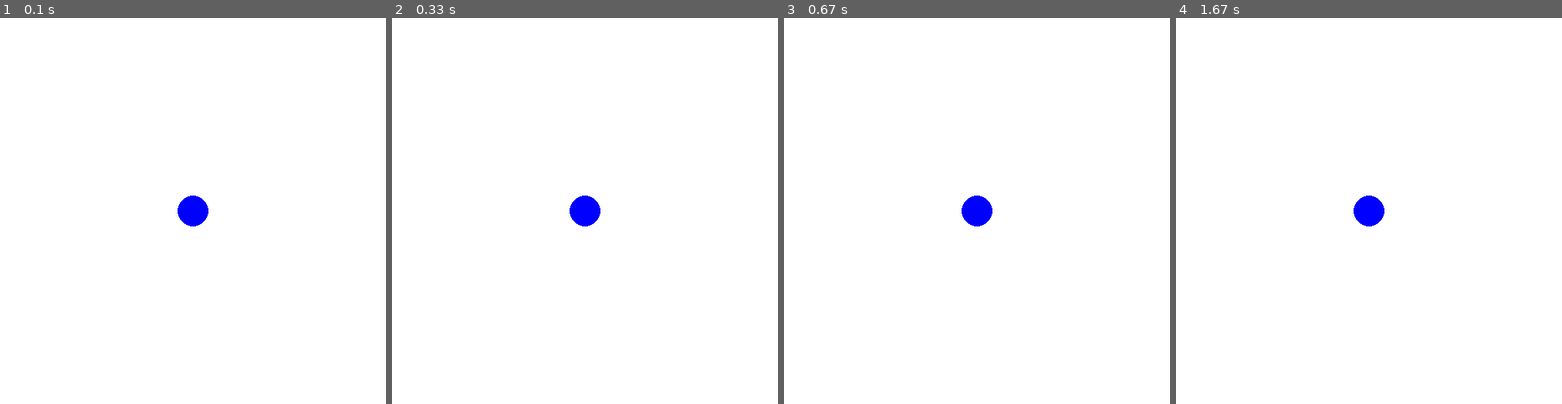
Above: before the commit, frames 1-4 (left to right).
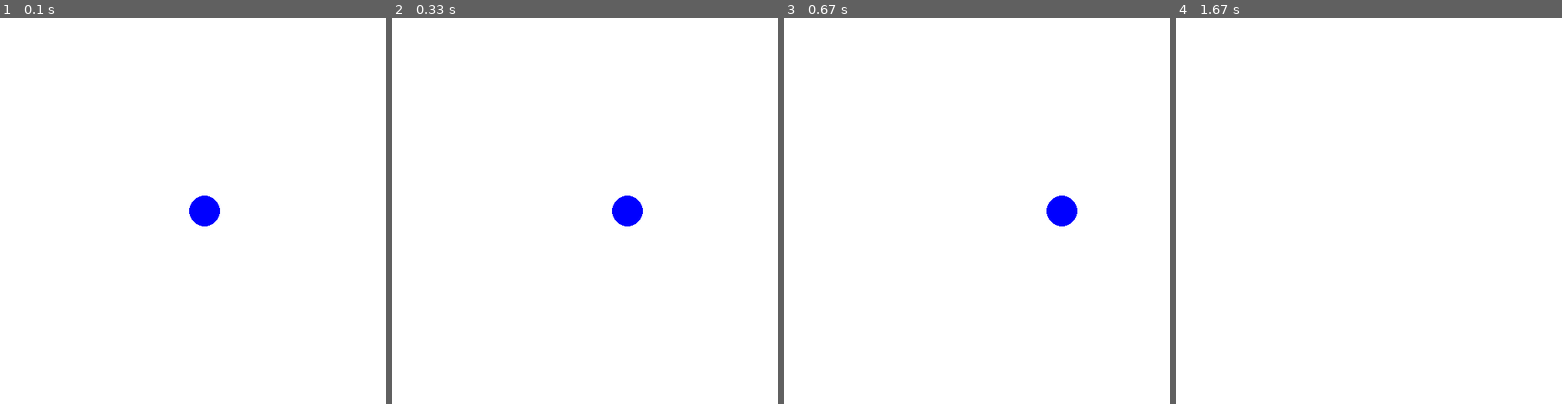
Above: after the commit, the same moments.

Repository: menesesmaria/pygame
Game: pygame game, started from 2-movimento-direita.py
The game is run twice, just before and just after one commit, with the same random seed, the same clock (stepped at 60 frames per second) and the same inputs.
Inputs:
- Up to frame 1 (0.1 s): no input
- Up to frame 2 (0.33 s): no input
- Up to frame 3 (0.67 s): no input
- Up to frame 4 (1.67 s): no input

The runs differ from the first frame. In frame 1, 0.5% of the frame differs, in the area x 46-57%, y 46-54%; in frame 2, 1.0%, in the area x 46-65%, y 46-54%; in frame 3, 1.0%; in frame 4, 0.5%.

Commit message:
aula de movimento

Diff:
--- a/movimento.py
+++ b/2-movimento-direita.py
@@ -1,5 +1,4 @@
 import pygame
-import sys
 
 pygame.init()
 
@@ -11,20 +10,21 @@
 azul = (0, 0, 255)
 
 x, y = 250, 250
-raio = 20
+velocidade = 5
 
-clock = pygame.time.Clock()
 executando = True
 
 while executando:
+    tela.fill(branco)
+    pygame.draw.circle(tela, azul, (x, y), 20)
+
+    x += velocidade
+
     for event in pygame.event.get():
         if event.type == pygame.QUIT:
             executando = False
 
-    tela.fill(branco)
-    pygame.draw.circle(tela, azul, (x, y), raio)
-
     pygame.display.update()
-    clock.tick(60)
+    pygame.time.delay(30)
 
 pygame.quit()
--- /dev/null
+++ b/2-movimento-rebatimento.py
@@ -0,0 +1,38 @@
+import pygame
+
+pygame.init()
+
+largura, altura = 500, 500
+tela = pygame.display.set_mode((largura, altura))
+pygame.display.set_caption("Movimento em computação gráfica")
+
+branco = (255, 255, 255)
+azul = (0, 0, 255)
+
+x, y = 250, 250
+velocidade_x = 5
+velocidade_y = 5
+raio = 20
+
+executando = True
+
+while executando:
+    tela.fill(branco)
+    pygame.draw.circle(tela, azul, (x, y), raio)
+
+    x += velocidade_x
+    y += velocidade_y
+
+    if x + raio > largura or x - raio < 0:
+        velocidade_x = -velocidade_x
+    if y + raio >= altura or y - raio < 0:
+        velocidade_y = -velocidade_y
+
+    for event in pygame.event.get():
+        if event.type == pygame.QUIT:
+            executando = False
+
+    pygame.display.update()
+    pygame.time.delay(30)
+
+pygame.quit()
--- /dev/null
+++ b/2-movimento-teclas.py
@@ -0,0 +1,38 @@
+import pygame
+
+pygame.init()
+
+largura, altura = 500, 500
+tela = pygame.display.set_mode((largura, altura))
+pygame.display.set_caption("Movimento em computação gráfica")
+
+branco = (255, 255, 255)
+azul = (0, 0, 255)
+
+x, y = 250, 250
+velocidade = 5
+
+executando = True
+
+while executando:
+    tela.fill(branco)
+    pygame.draw.circle(tela, azul, (x, y), 20)
+
+    teclas = pygame.key.get_pressed()
+    if teclas[pygame.K_LEFT]:
+        x -= velocidade
+    if teclas[pygame.K_RIGHT]:
+        x += velocidade
+    if teclas[pygame.K_UP]:
+        y -= velocidade
+    if teclas[pygame.K_DOWN]:
+        y += velocidade
+
+    for event in pygame.event.get():
+        if event.type == pygame.QUIT:
+            executando = False
+
+    pygame.display.update()
+    pygame.time.delay(30)
+
+pygame.quit()
--- /dev/null
+++ b/2-movimento.py
@@ -0,0 +1,29 @@
+import pygame
+
+pygame.init()
+
+largura, altura = 500, 500
+tela = pygame.display.set_mode((largura, altura))
+pygame.display.set_caption("Movimento em computação gráfica")
+
+branco = (255, 255, 255)
+azul = (0, 0, 255)
+
+x, y = 250, 250
+raio = 20
+
+clock = pygame.time.Clock()
+executando = True
+
+while executando:
+    for event in pygame.event.get():
+        if event.type == pygame.QUIT:
+            executando = False
+
+    tela.fill(branco)
+    pygame.draw.circle(tela, azul, (x, y), raio)
+
+    pygame.display.update()
+    clock.tick(60)
+
+pygame.quit()
Renamed: quadrado.py -> 1-quadrado.py
Renamed: retangulo.py -> 1-retangulo.py
